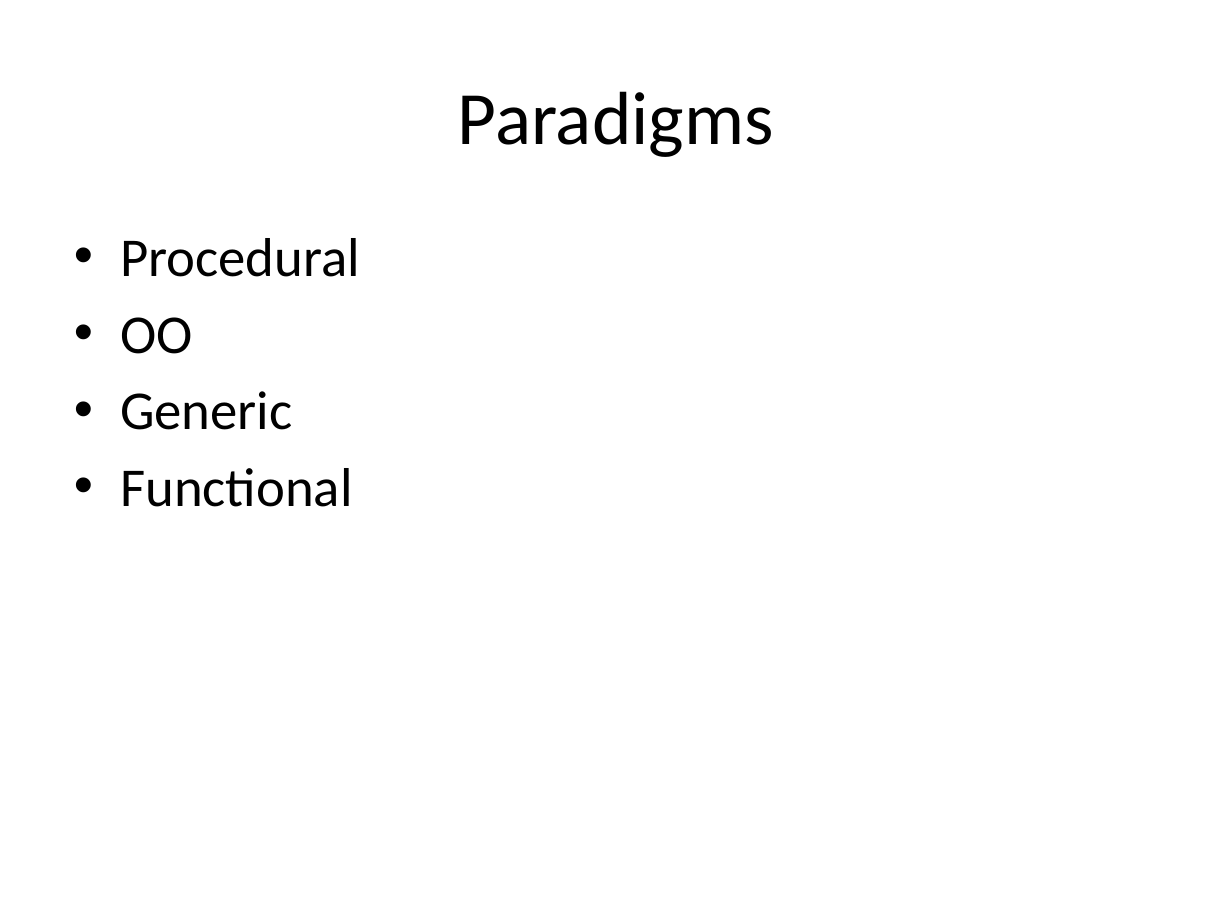
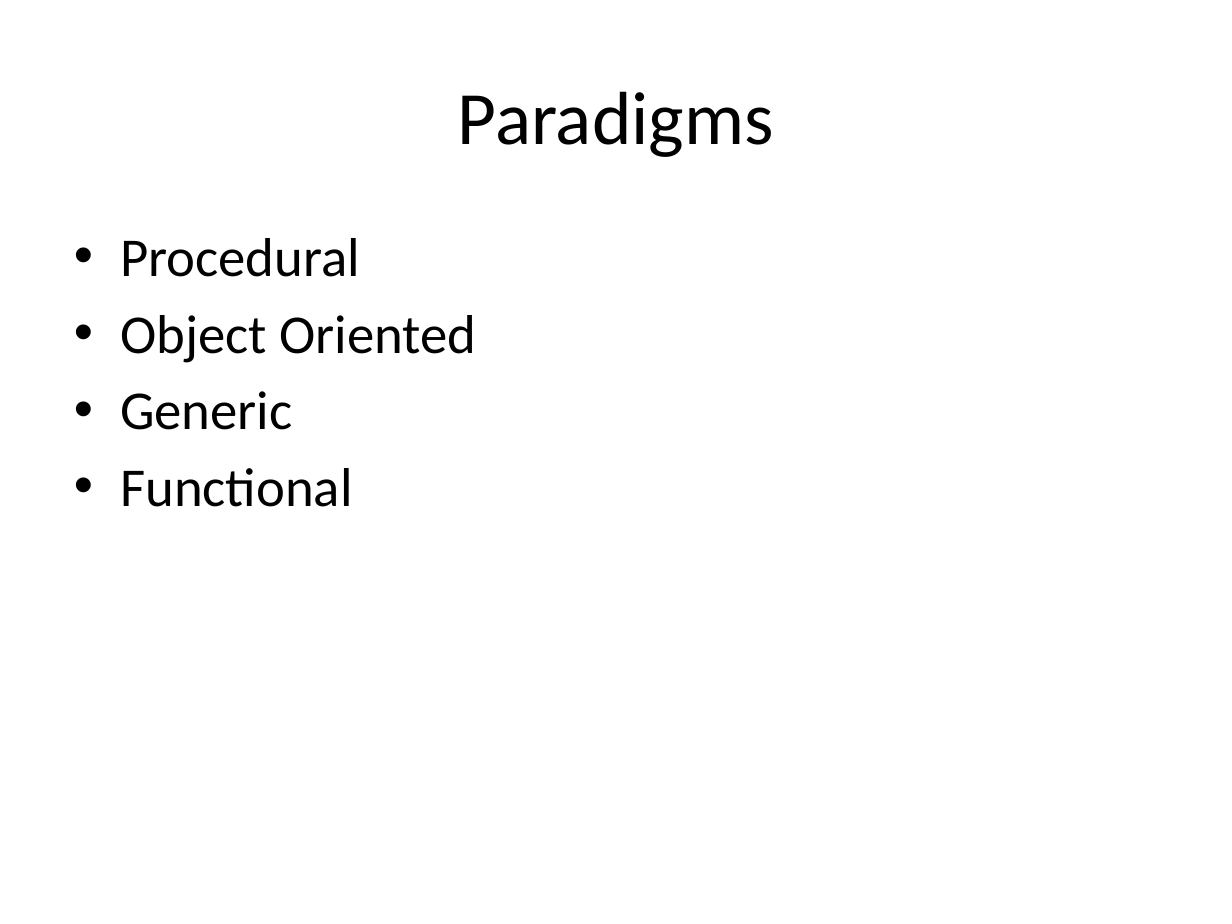
Before and after one commit to fellmad/FunWithCpp11, a slide deck: slide 3 of doc/Fun_with_C++11.pptx (slide 2 before the commit). Drawn at 1232x924 pixels with LibreOffice and Linux fonts; fonts in the diff are those of the drawing. Boxes give left, top, right and bottom in pixels: in the first picture for what was removed or moved away, otherwise in the second. Text is boxed around its words. In the diff, an @@ line names an element or a change of style, - is before the commit and + after.

```diff
--- a/doc/Fun_with_C++11.pptx
+++ b/doc/Fun_with_C++11.pptx
@@ text at <box>120,315,476,363</box>: text changed @@
-• OO
+• Object Oriented
```
Also in this commit, not shown: 1 other slide changed, 2 slides added.
